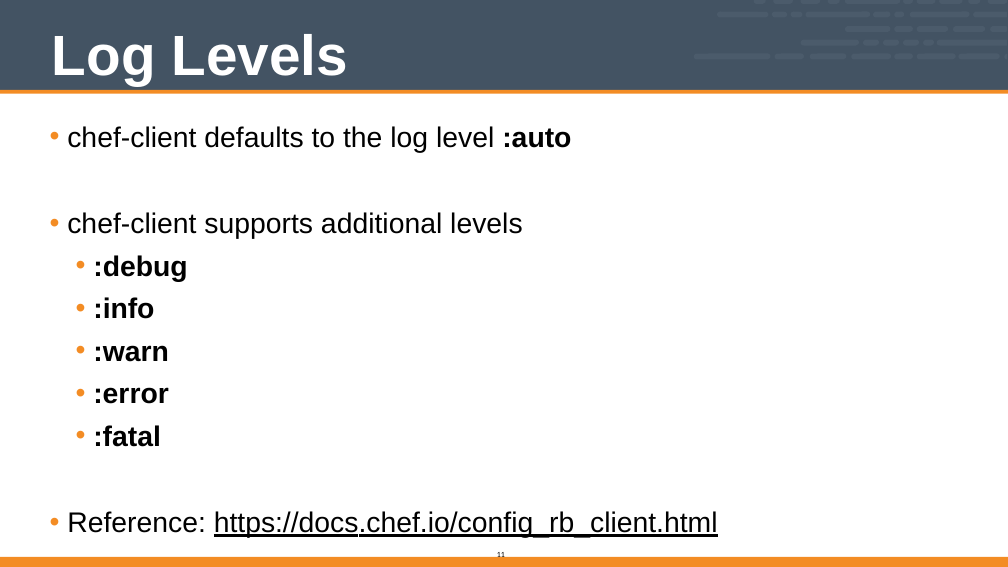
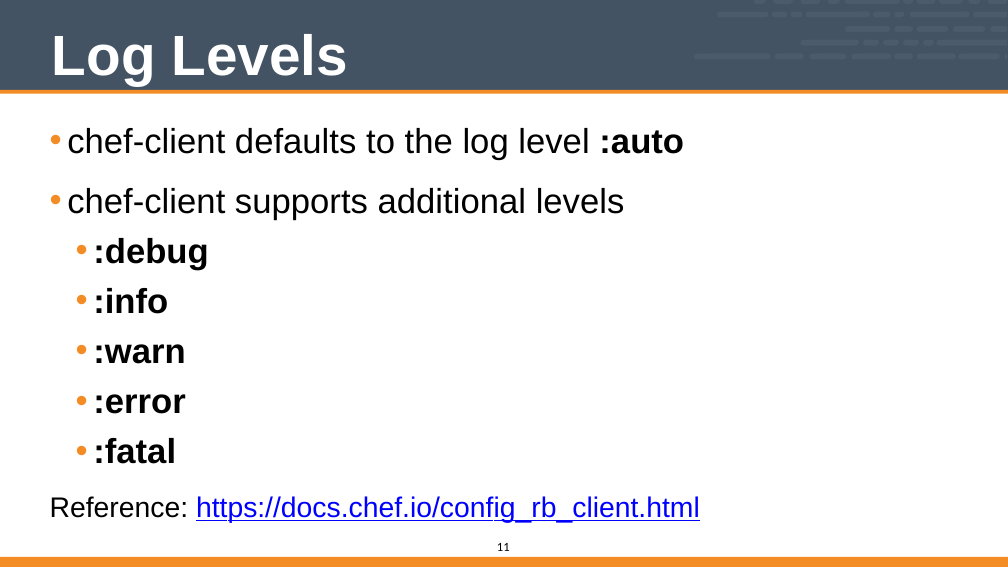
Before and after one commit to vinyar/chef-intermediate, a slide deck: slide 11 of Modules/03-Chef_Intermediate.pptx. Drawn at 1008x567 pixels with LibreOffice and Linux fonts; fonts in the diff are those of the drawing. Boxes give left, top, right and bottom in pixels: in the first picture for what was removed or moved away, otherwise in the second. Text is boxed around its words. In the diff, an @@ line names an element or a change of style, - is before the commit and + after.

```diff
--- a/Modules/03-Chef_Intermediate.pptx
+++ b/Modules/03-Chef_Intermediate.pptx
@@ text "chef-client defaults to the log ..." at (50,128,700,523): size 36 to 44 pt in "chef-client defaults to the log level :auto", "chef-client supports additional levels", ":debug", ":info" and 3 more places; text colour #000000 to #0000FF in "https://docs.chef.io/config_rb_client.html"; bullet • to none @@
@@ page number: place and size @@
-page number at (497,551,505,560)
+page number at (497,543,510,551)
@@ page number at (497,543,510,551): size 10 to 16 pt @@
```
Also in this commit, not shown: 17 other slides changed.
